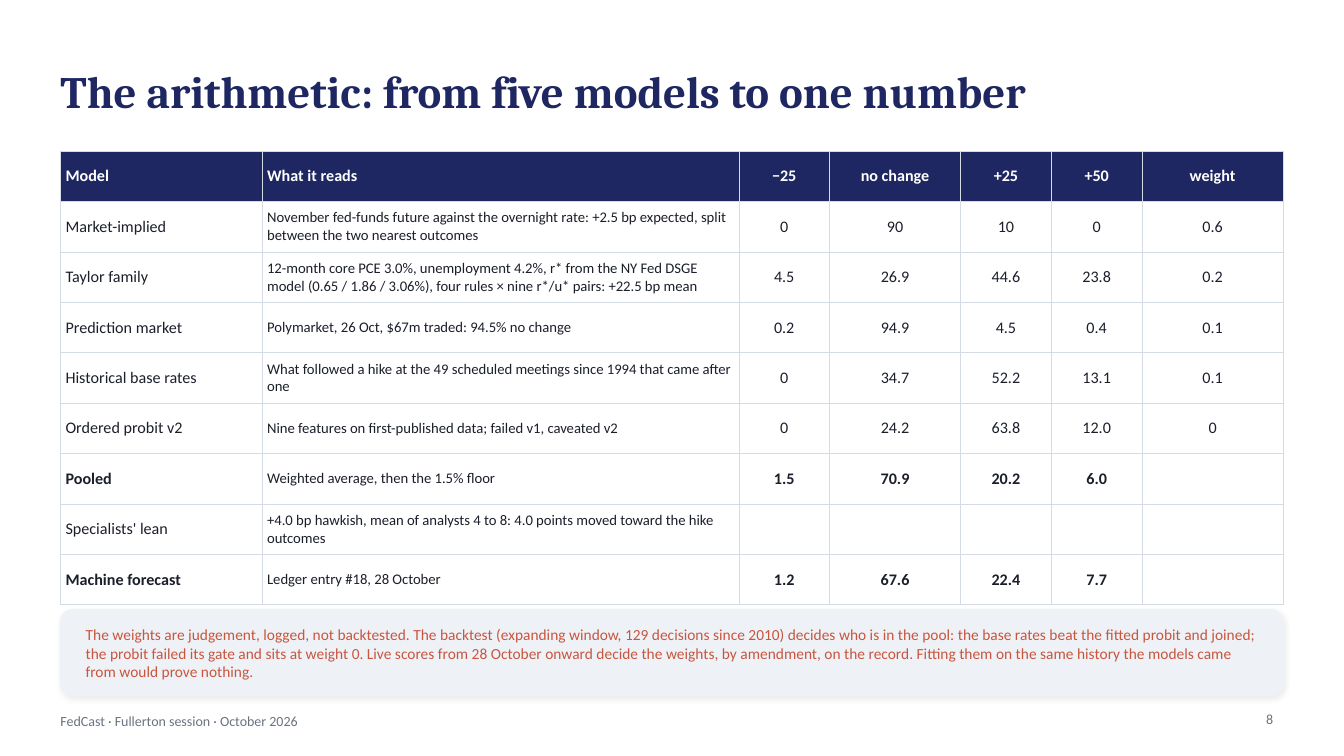
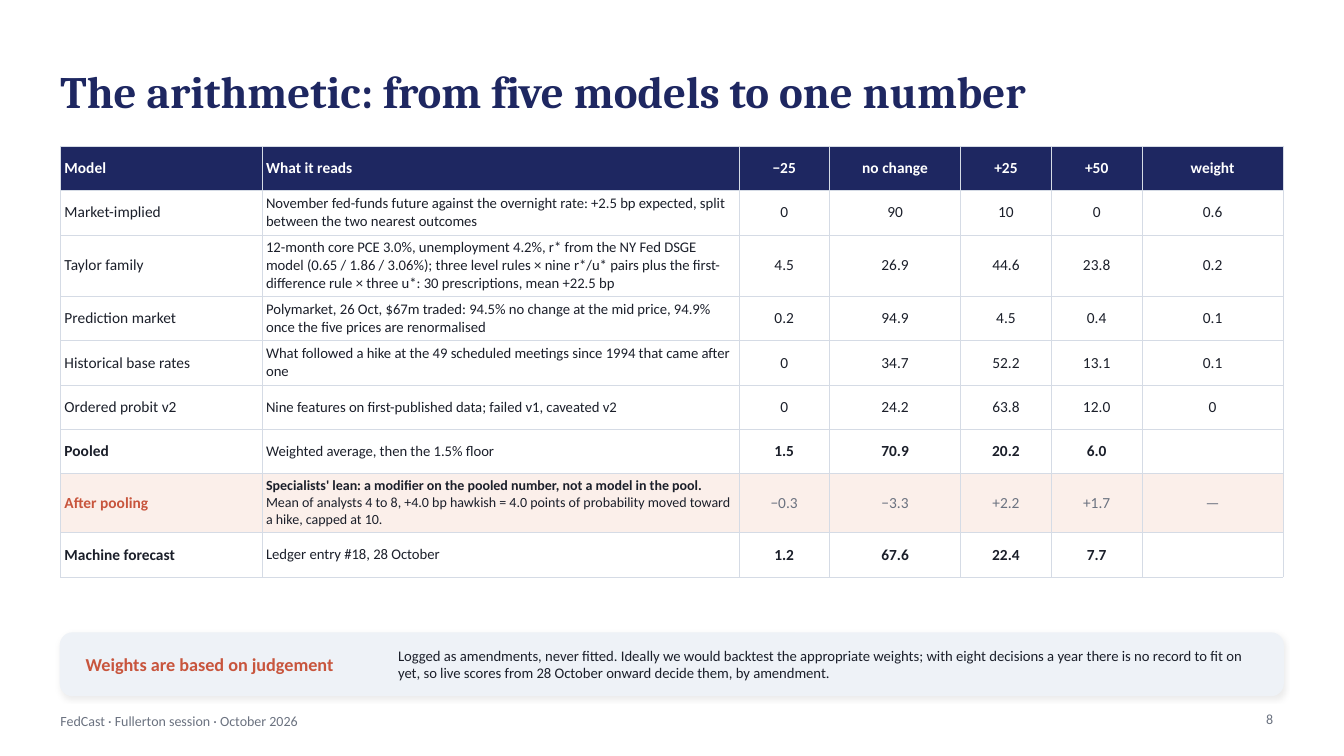
Before and after one commit to kmt112/fed-forecast, a slide deck: slide 8 of docs/FedCast_Fullerton.pptx. Drawn at 1344x756 pixels with LibreOffice and Linux fonts; fonts in the diff are those of the drawing. Boxes give left, top, right and bottom in pixels: in the first picture for what was removed or moved away, otherwise in the second. Text is boxed around its words. In the diff, an @@ line names an element or a change of style, - is before the commit and + after.

```diff
--- a/docs/FedCast_Fullerton.pptx
+++ b/docs/FedCast_Fullerton.pptx
@@ table at (x1=60, y1=146, x2=1284, y2=566) @@
-row 3, column 2: 12-month core PCE 3.0%, unemployment 4.2%, r* from the NY Fed DSGE model (0.65 / 1.86 / 3.06%), four rules × nine r*/u* pairs: +22.5 bp mean
+row 3, column 2: 12-month core PCE 3.0%, unemployment 4.2%, r* from the NY Fed DSGE model (0.65 / 1.86 / 3.06%); three level rules × nine r*/u* pairs plus the first-difference rule × three u*: 30 prescriptions, mean +22.5 bp
-row 4, column 2: Polymarket, 26 Oct, $67m traded: 94.5% no change
+row 4, column 2: Polymarket, 26 Oct, $67m traded: 94.5% no change at the mid price, 94.9% once the five prices are renormalised
-row 8: Specialists' lean | +4.0 bp hawkish, mean of analysts 4 to 8: 4.0 points moved toward the hike outcomes |  |  |  |  | 
+row 8: After pooling | Specialists' lean: a modifier on the pooled number, not a model in the pool. Mean of analysts 4 to 8, +4.0 bp hawkish = 4.0 points of probability moved toward a hike, capped at 10. | −0.3 | −3.3 | +2.2 | +1.7 | —
@@ fill none to #FBEFEA in 2 cells @@
@@ size 11.5 to 11 pt in "Model", "What it reads", "−25", "no change" and 43 more places @@
@@ table resized from (x1=60, y1=151, x2=1284, y2=591) to (x1=60, y1=146, x2=1284, y2=566) @@
@@ rounded rectangle resized from (x1=60, y1=610, x2=1284, y2=696) to (x1=60, y1=633, x2=1284, y2=696) @@
@@ rounded rectangle at (x1=60, y1=633, x2=1284, y2=696): proportions changed @@
@@ text at (x1=86, y1=658, x2=333, y2=674): text changed; size 11 to 13 pt; bold on @@
-The weights are judgement, logged, not backtested. The backtest (expanding window, 129 decisions since 2010) decides who is in the pool: the base rates beat the fitted probit and joined; the probit failed its gate and sits at weight 0. Live scores from 28 October onward decide the weights, by amendment, on the record. Fitting them on the same history the models came from would prove nothing.
+Weights are based on judgement
@@ text added at (x1=398, y1=650, x2=1241, y2=681), 10.5 pt, text #1B1F2A @@
+Logged as amendments, never fitted. Ideally we would backtest the appropriate weights; with eight decisions a year there is no record to fit on yet, so live scores from 28 October onward decide them, by amendment.
```
Also in this commit, not shown: 9 other slides changed, 4 slides added, 3 slides removed, 2 other files.
